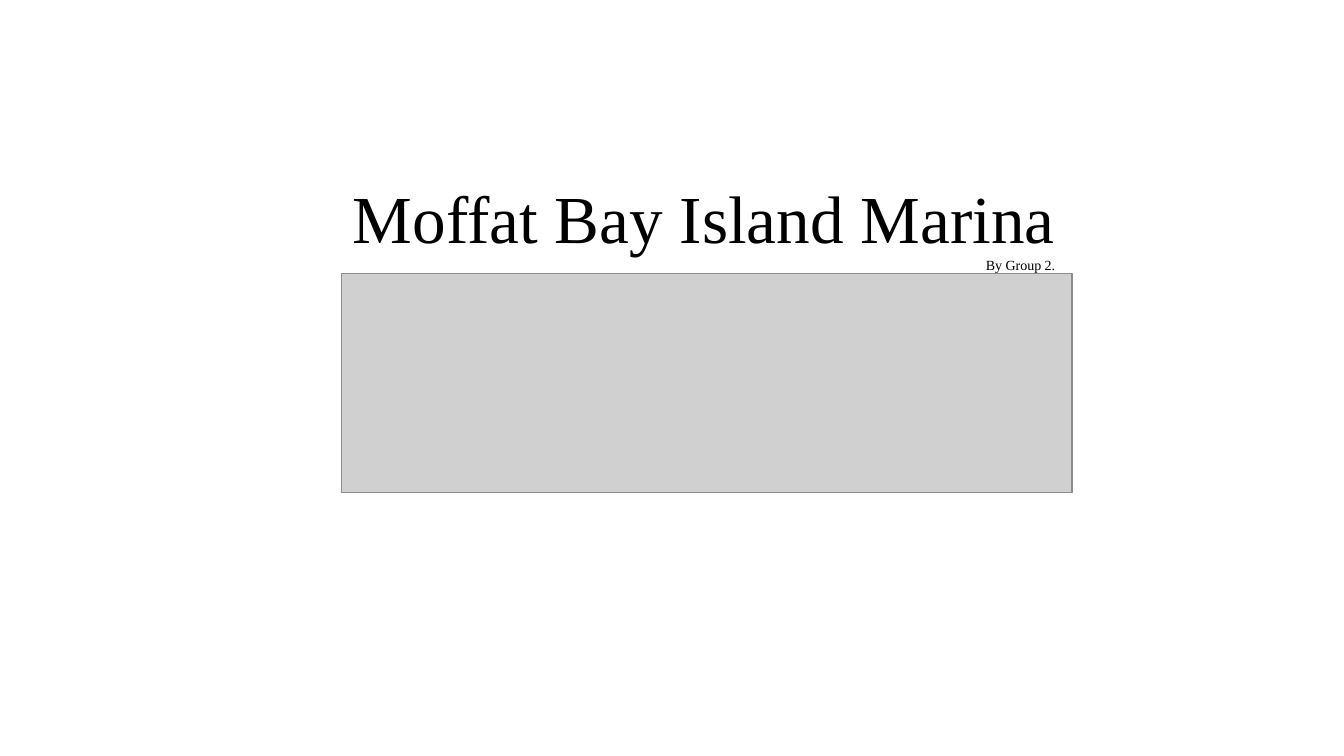
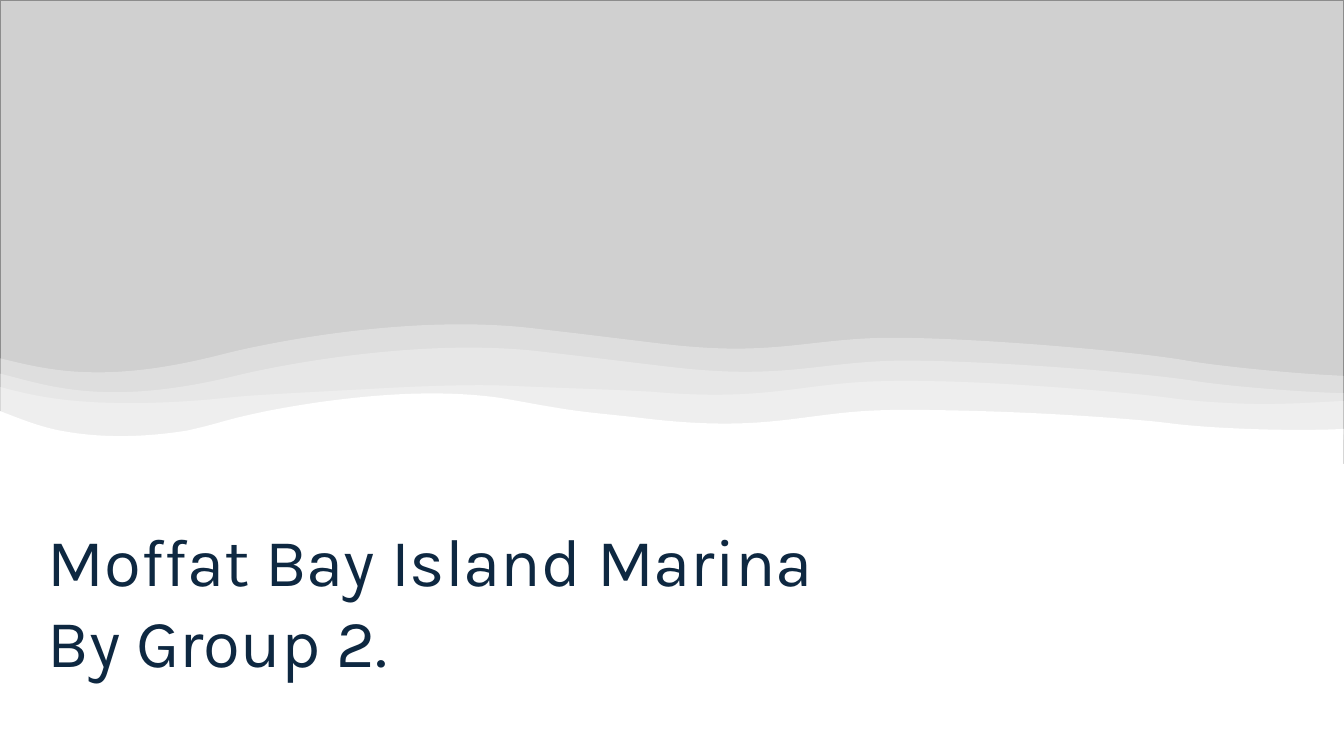
Before and after one commit to CalebStark/Moffat-Bay, a slide deck: slide 1 of Documentation/Prototype Assignment - Group 2.pptx. Drawn at 1344x756 pixels with LibreOffice and Linux fonts; fonts in the diff are those of the drawing; grey boxes stand for pictures. Boxes give left, top, right and bottom in pixels: in the first picture for what was removed or moved away, otherwise in the second. Text is boxed around its words. In the diff, an @@ line names an element or a change of style, - is before the commit and + after.

```diff
--- a/Documentation/Prototype Assignment - Group 2.pptx
+++ b/Documentation/Prototype Assignment - Group 2.pptx
@@ picture: place and size @@
-picture at (342, 273, 1073, 493)
+picture at (0, 0, 1344, 463)
@@ group added at (0, 325, 1344, 525): 4 freeform shapes @@
@@ text "Moffat Bay Island Marina": place and size @@
-text "Moffat Bay Island Marina" at (353, 195, 1055, 274)
+text "Moffat Bay Island Marina" at (48, 539, 813, 684)
@@ text "Moffat Bay Island Marina" at (48, 539, 813, 684): font Times New Roman to Karla, text colour #000000 to #0E2841; size 10 to 48 pt in "By Group 2."; line spacing 1 to 0.9; more space between paragraphs; alignment right to left @@
```
Also in this commit, not shown: 7 other slides changed, 3 slides added, 4 slides removed, 1 other file.
